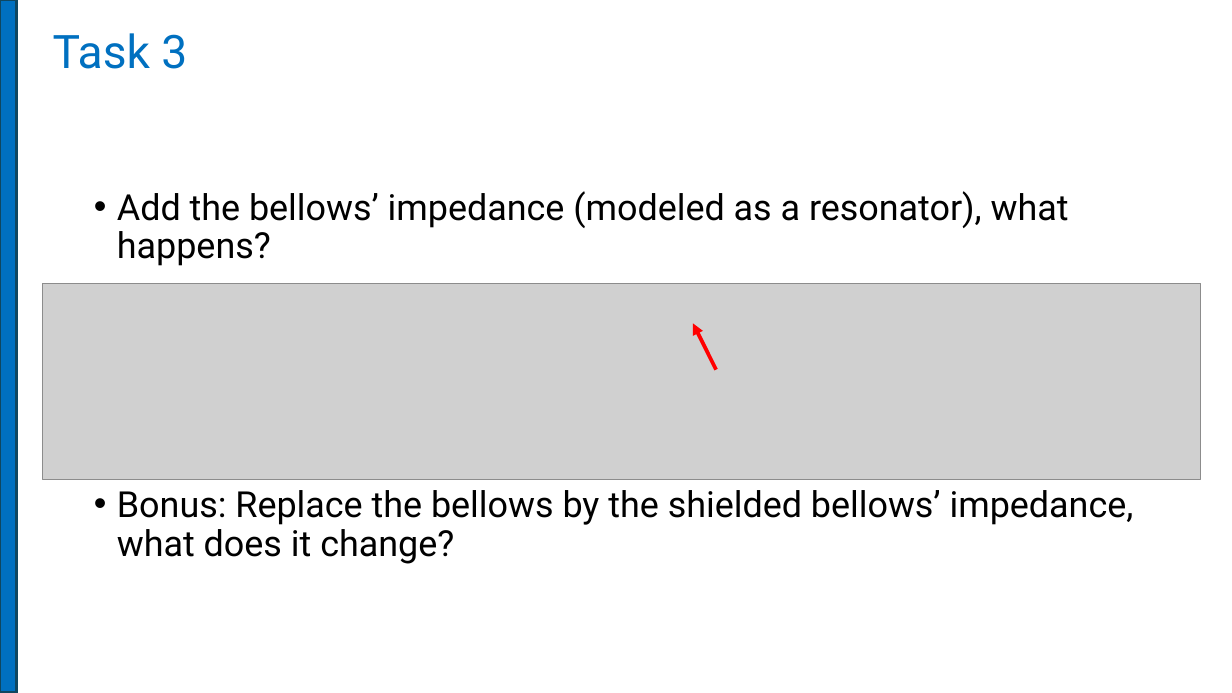
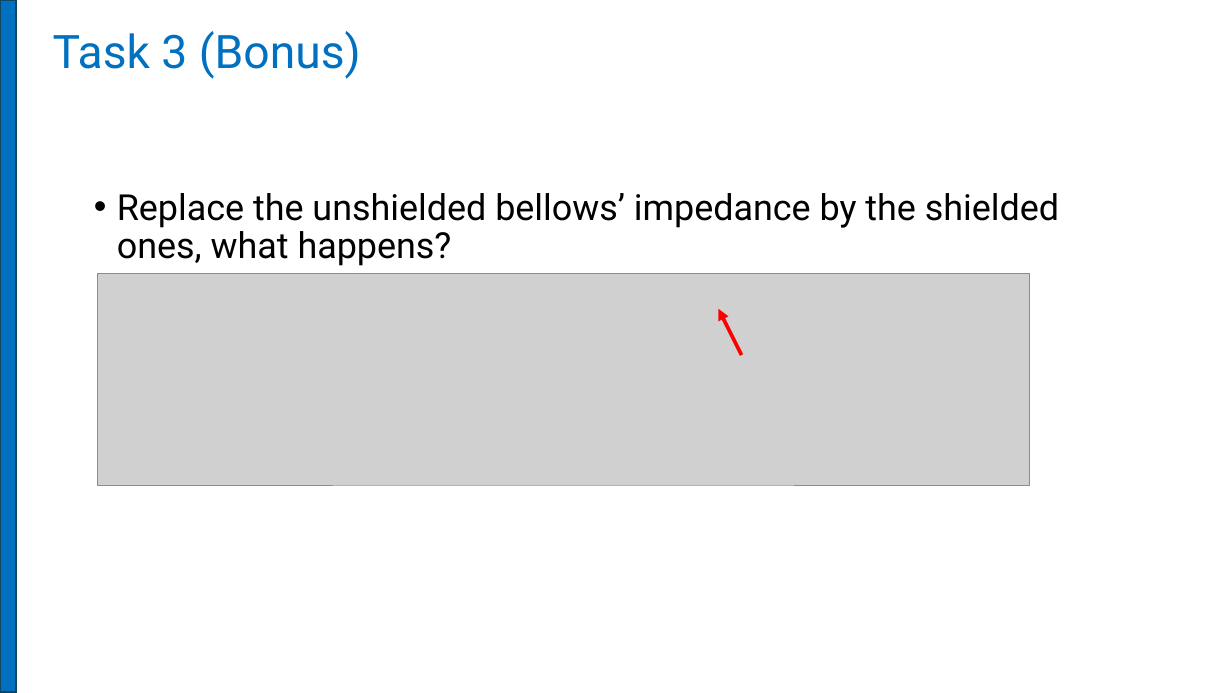
Before and after one commit to JUAS-tutorials/collective-effects-xsuite-tutorials, a slide deck: slide 7 of Instructions.pptx (slide 10 before the commit). Drawn at 1232x693 pixels with LibreOffice and Linux fonts; fonts in the diff are those of the drawing; grey boxes stand for pictures. Boxes give left, top, right and bottom in pixels: in the first picture for what was removed or moved away, otherwise in the second. Text is boxed around its words. In the diff, an @@ line names an element or a change of style, - is before the commit and + after.

```diff
--- a/Instructions.pptx
+++ b/Instructions.pptx
@@ title at (53, 31, 361, 79): text changed @@
-Task 3
+Task 3 (Bonus)
@@ text at (117, 193, 1059, 266): text changed @@
-• Add the bellows’ impedance (modeled as a resonator), what happens?
-• Bonus: Replace the bellows by the shielded bellows’ impedance, what does it change?
+• Replace the unshielded bellows’ impedance by the shielded ones, what happens?
@@ picture: place and size @@
-picture at (43, 284, 1202, 480)
+picture at (97, 274, 1030, 485)
@@ arrow moved from (716, 370) - (693, 323) to (742, 355) - (719, 309) @@
```
Also in this commit, not shown: 6 other slides changed, 1 slide added, 1 other file.
